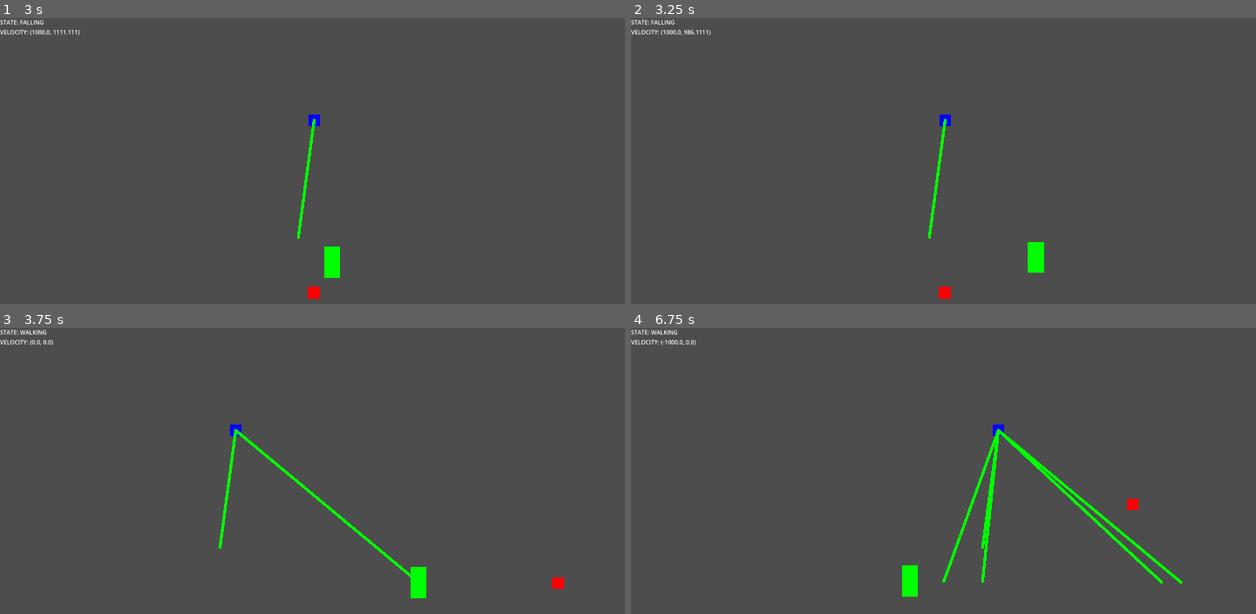
Above: before the commit, frames 1-4 (two rows, left to right).
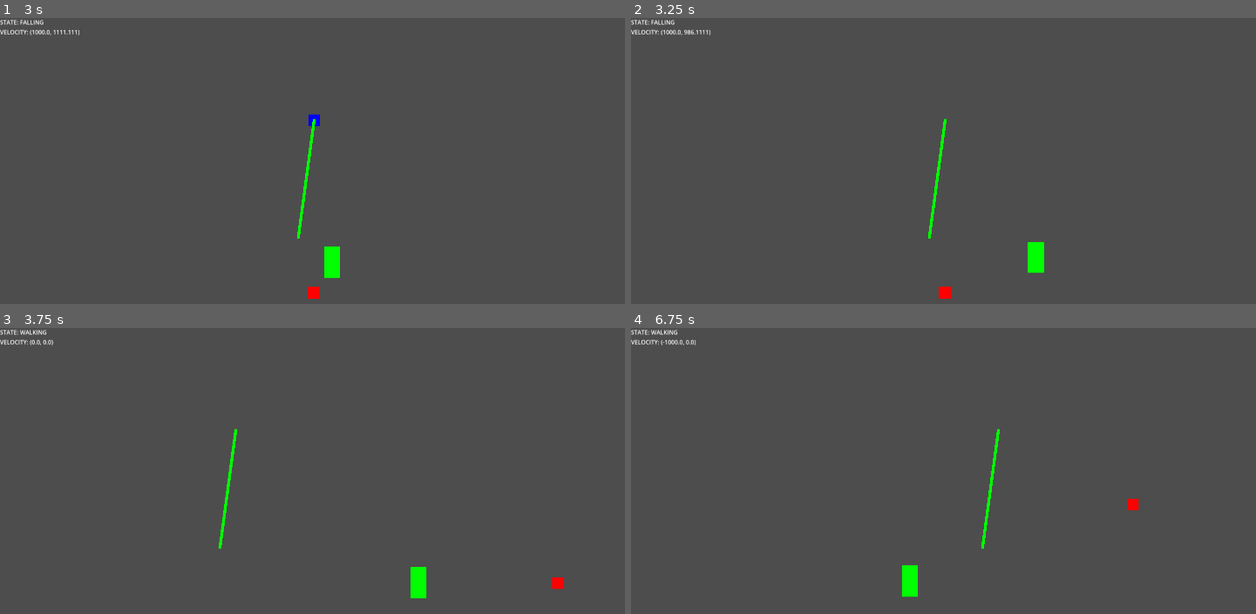
Above: after the commit, the same moments.

Repository: JeriamJito/ProjectWild
Game: Godot game, scene res://stage.tscn
The game is run twice, just before and just after one commit, with the same random seed, the same clock (stepped at 60 frames per second) and the same inputs.
Inputs (mouse positions are in pixels of both pictures, inside the frame that each line leads up to):
- Up to frame 1 (3 s): tap Enter at 0.5 s; move the mouse to (500, 195) at 0.52 s; hold D (move_right) 0.53-2.03 s; click (500, 195) at 0.6 s; tap Space (jump) at 0.77, 1.52, 2.75 s; move the mouse to (206, 232) at 1.27 s; click (206, 232) at 1.35 s; move the mouse to (418, 126) at 2.02 s; hold A (move_left) 2.03-2.78 s; click (418, 126) at 2.1 s; move the mouse to (312, 292) at 2.77 s; hold D (move_right) from 2.78 s (still down); click (312, 292) at 2.85 s
- Up to frame 2 (3.25 s): keep holding D (move_right); tap Space (jump) at 3.02 s
- Up to frame 3 (3.75 s): keep holding D (move_right); move the mouse to (556, 582) at 3.52 s; click (556, 582) at 3.6 s
- Up to frame 4 (6.75 s): tap Space (jump) at 3.77, 4.52, 6.02 s; move the mouse to (768, 465) at 4.27 s; release D (move_right) at 4.28 s; hold A (move_left) 4.28-5.03 s; click (768, 465) at 4.35 s; move the mouse to (1012, 525) at 5.02 s; hold D (move_right) 5.03-5.78 s; click (1012, 525) at 5.1 s; move the mouse to (874, 425) at 5.77 s; hold A (move_left) from 5.78 s (still down); click (874, 425) at 5.85 s; move the mouse to (1131, 505) at 6.52 s; click (1131, 505) at 6.6 s

Frame 1 is identical in both runs. In frame 2, less than 0.1% of the frame differs, in the area x 49-52%, y 33-38%; in frame 3, 0.4%; in frame 4, 1.3%, in the area x 49-89%, y 33-90%.

Commit message:
(fix) grapple point not resetting

Diff:
--- a/components/whip.gd
+++ b/components/whip.gd
@@ -6,11 +6,11 @@
 @onready var parent : Actor = get_parent()
 
 const WHIP_LINE = preload("res://player/whip_line.tscn")
-
+const GRAPPLE_RESET := Vector2(-1, 999999)
 signal set_grapple_point
 
 var _in_use := false
-var grapple_point := Vector2(-1, 999999) # x = index, y = distance
+var grapple_point := GRAPPLE_RESET # x = index, y = distance
 
 func _process(_delta: float) -> void:
 	grapple_point = get_valid_grapple_point()
@@ -30,16 +30,16 @@
 
 func get_valid_grapple_point() -> Vector2:
 	var grapple_points : Array = get_tree().get_nodes_in_group("WhipTarget")
+	var grapple_test := GRAPPLE_RESET
 	var mouse_position := get_global_mouse_position()
 
 	for i in range(grapple_points.size()):
 		var test_point : Node2D = grapple_points[i]
 		var player_distance = global_position.distance_to(test_point.global_position)
 		var mouse_distance = mouse_position.distance_to(test_point.global_position)
-		if player_distance <= max_distance and mouse_distance < grapple_point.y:
-			grapple_point = Vector2(i, mouse_distance)
-	return grapple_point
-
+		if player_distance <= max_distance and mouse_distance < grapple_test.y:
+			grapple_test = Vector2(i, mouse_distance)
+	return grapple_test
 
 func has_grapple_point():
 	return grapple_point.x > -1
